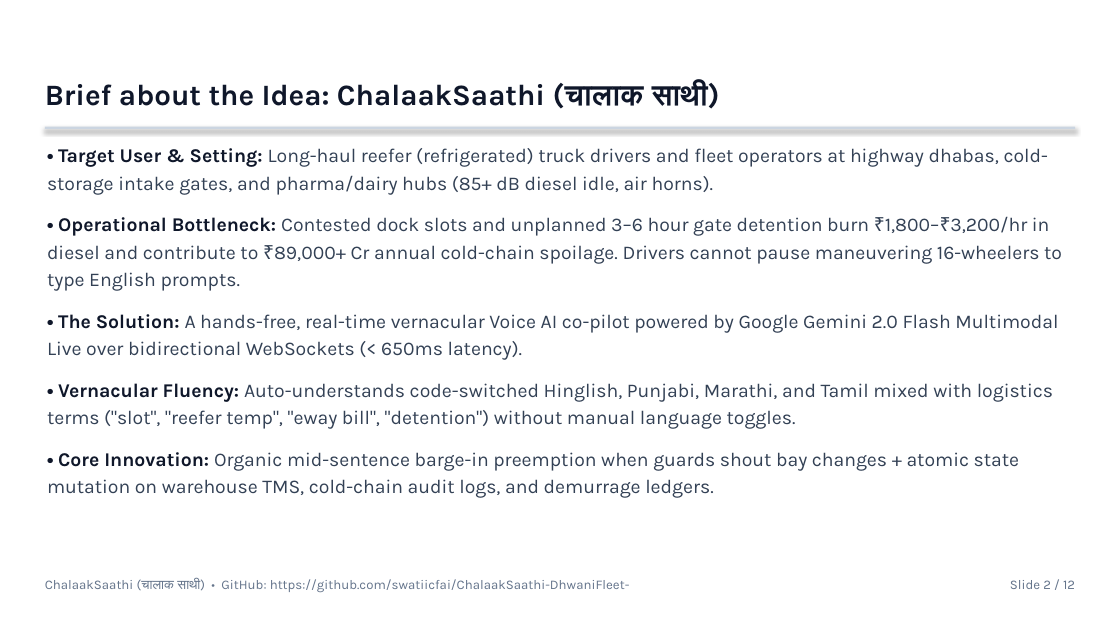
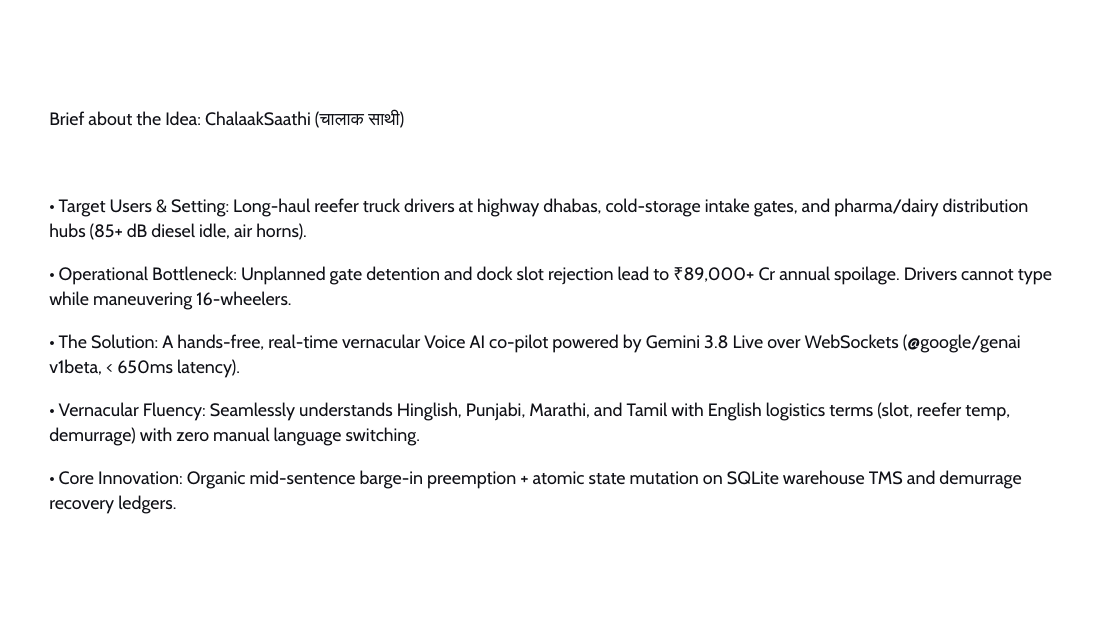
Before and after one commit to swatiicfai/ChalaakSaathi-DhwaniFleet-, a slide deck: slide 2 of ChalaakSaathi_Idea_Submission_Deck.pptx. Drawn at 1120x630 pixels with LibreOffice and Linux fonts; fonts in the diff are those of the drawing; background and template pictures are left out. Boxes give left, top, right and bottom in pixels: in the first picture for what was removed or moved away, otherwise in the second. Text is boxed around its words. In the diff, an @@ line names an element or a change of style, - is before the commit and + after.

Commit message:
feat: Upgrade to Gemini 3.8 Live (@google/genai v1beta), SQLite persistence, AudioWorklet 16kHz PCM capture, and clean Hack2Skill submission package

```diff
--- a/ChalaakSaathi_Idea_Submission_Deck.pptx
+++ b/ChalaakSaathi_Idea_Submission_Deck.pptx
@@ text removed at box(45, 82, 720, 109) @@
-Brief about the Idea: ChalaakSaathi (चालाक साथी)
@@ text at box(49, 111, 1052, 514): text changed; size 12.5 to 11.5 pt; font Karla to Cabin; text colour #334155 to #0F1016 @@
-• Target User & Setting: Long-haul reefer (refrigerated) truck drivers and fleet operators at highway dhabas, cold-storage intake gates, and pharma/dairy hubs (85+ dB diesel idle, air horns).
-• Operational Bottleneck: Contested dock slots and unplanned 3–6 hour gate detention burn ₹1,800–₹3,200/hr in diesel and contribute to ₹89,000+ Cr annual cold-chain spoilage. Drivers cannot pause maneuvering 16-wheelers to type English prompts.
-• The Solution: A hands-free, real-time vernacular Voice AI co-pilot powered by Google Gemini 2.0 Flash Multimodal Live over bidirectional WebSockets (< 650ms latency).
-• Vernacular Fluency: Auto-understands code-switched Hinglish, Punjabi, Marathi, and Tamil mixed with logistics terms ("slot", "reefer temp", "eway bill", "detention") without manual language toggles.
-• Core Innovation: Organic mid-sentence barge-in preemption when guards shout bay changes + atomic state mutation on warehouse TMS, cold-chain audit logs, and demurrage ledgers.
+Brief about the Idea: ChalaakSaathi (चालाक साथी)
+• Target Users & Setting: Long-haul reefer truck drivers at highway dhabas, cold-storage intake gates, and pharma/dairy distribution hubs (85+ dB diesel idle, air horns).
+• Operational Bottleneck: Unplanned gate detention and dock slot rejection lead to ₹89,000+ Cr annual spoilage. Drivers cannot type while maneuvering 16-wheelers.
+• The Solution: A hands-free, real-time vernacular Voice AI co-pilot powered by Gemini 3.8 Live over WebSockets (@google/genai v1beta, < 650ms latency).
+• Vernacular Fluency: Seamlessly understands Hinglish, Punjabi, Marathi, and Tamil with English logistics terms (slot, reefer temp, demurrage) with zero manual language switching.
+• Core Innovation: Organic mid-sentence barge-in preemption + atomic state mutation on SQLite warehouse TMS and demurrage recovery ledgers.
@@ rectangle removed at box(45, 127, 1075, 129) @@
@@ text removed at box(45, 579, 630, 592) @@
-ChalaakSaathi (चालाक साथी) • GitHub: https://github.com/swatiicfai/ChalaakSaathi-DhwaniFleet-
@@ text removed at box(1010, 580, 1075, 589) @@
-Slide 2 / 12
```
Also in this commit, not shown: 8 other slides changed, 3 slides added, 3 slides removed, 17 other files.
